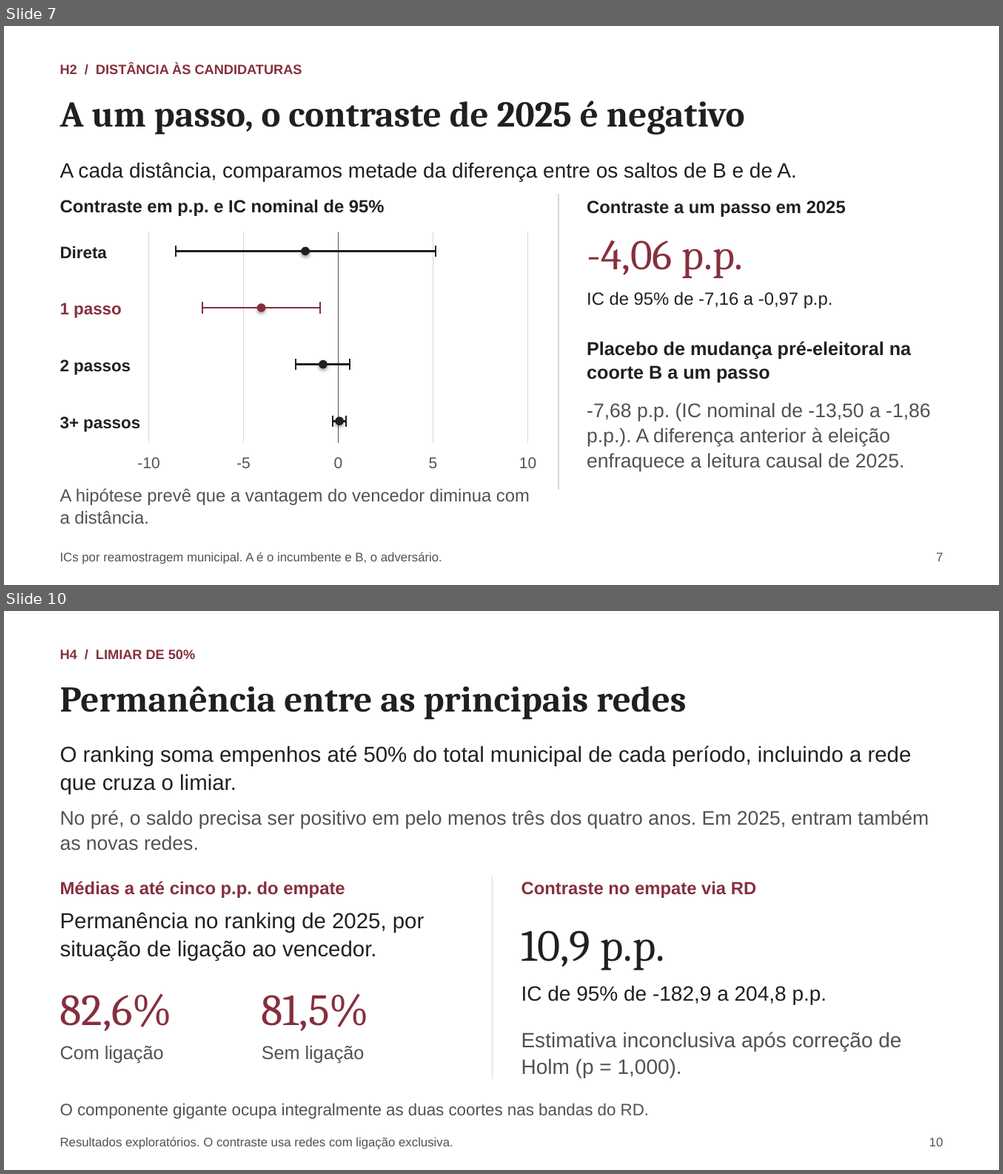
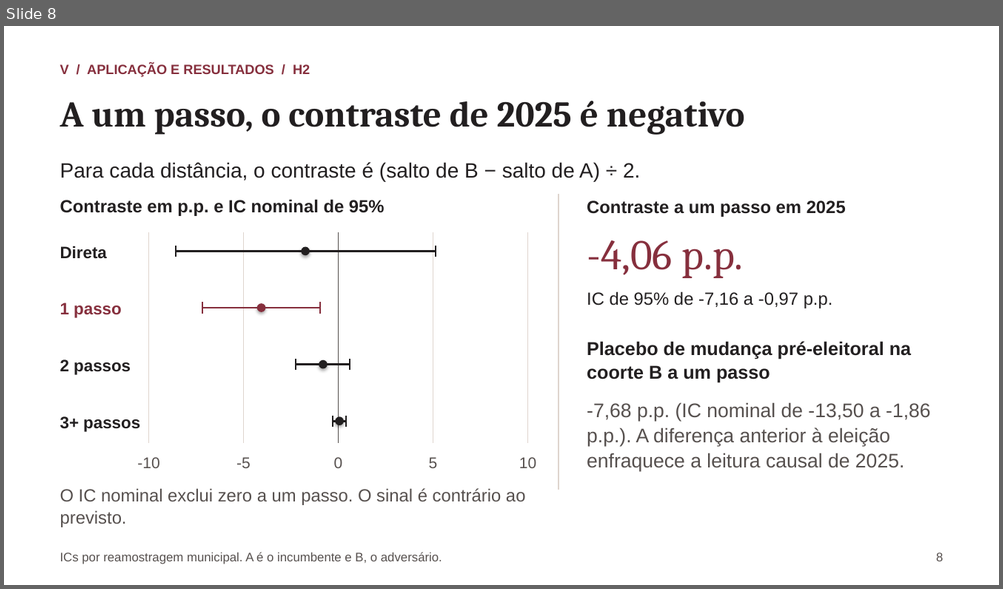
Before and after one commit to rafaelt0/redes-empresariais-alternancia-politica, a slide deck: output/deck.pptx. Shown one above the other, each under a label of ours: slides 7 and 10 before the commit, slide 8 after it; the slides between them are not shown. The pictures are 1003x1174 and 1003x589 pixels, drawn with LibreOffice and Linux fonts; fonts in the diff are those of the drawing. Boxes give left, top, right and bottom in pixels: in the first picture for what was removed or moved away, otherwise in the second. Text is boxed around its words. In the diff, an @@ line names an element or a change of style, - is before the commit and + after.

Commit message:
feat: reestruturar apresentação sobre redes e alternância política

```diff
--- a/output/deck.pptx
+++ b/output/deck.pptx
@@ slide 10 removed at (x1=4, y1=611, x2=999, y2=1170), background #FFFFFF @@
@@ text removed at (x1=60, y1=649, x2=195, y2=659) @@
-H4 / LIMIAR DE 50%
@@ text removed at (x1=60, y1=686, x2=686, y2=720) @@
-Permanência entre as principais redes
@@ text removed at (x1=60, y1=746, x2=911, y2=795) @@
-O ranking soma empenhos até 50% do total municipal de cada período, incluindo a rede que cruza o limiar.
@@ text removed at (x1=60, y1=810, x2=928, y2=851) @@
-No pré, o saldo precisa ser positivo em pelo menos três dos quatro anos. Em 2025, entram também as novas redes.
@@ line removed from (492, 876) to (492, 1079) @@
@@ text removed at (x1=60, y1=881, x2=344, y2=898) @@
-Médias a até cinco p.p. do empate
@@ text removed at (x1=521, y1=881, x2=756, y2=898) @@
-Contraste no empate via RD
@@ text removed at (x1=60, y1=912, x2=424, y2=960) @@
-Permanência no ranking de 2025, por situação de ligação ao vencedor.
@@ text removed at (x1=521, y1=931, x2=665, y2=971) @@
-10,9 p.p.
@@ text removed at (x1=521, y1=985, x2=827, y2=1005) @@
-IC de 95% de -182,9 a 204,8 p.p.
@@ text removed at (x1=60, y1=994, x2=173, y2=1031) @@
-82,6%
@@ text removed at (x1=262, y1=994, x2=369, y2=1031) @@
-81,5%
@@ text removed at (x1=521, y1=1032, x2=901, y2=1078) @@
-Estimativa inconclusiva após correção de Holm (p = 1,000).
@@ text removed at (x1=60, y1=1045, x2=164, y2=1064) @@
-Com ligação
@@ text removed at (x1=262, y1=1045, x2=364, y2=1064) @@
-Sem ligação
@@ text removed at (x1=60, y1=1104, x2=649, y2=1119) @@
-O componente gigante ocupa integralmente as duas coortes nas bandas do RD.
@@ text removed at (x1=60, y1=1137, x2=453, y2=1150) @@
-Resultados exploratórios. O contraste usa redes com ligação exclusiva.
@@ text removed at (x1=929, y1=1138, x2=943, y2=1147) @@
-10
@@ what was slide 7 is now slide 8 @@
@@ slide 8 changed as well @@
@@ text at (x1=60, y1=64, x2=310, y2=77): text changed @@
-H2 / DISTÂNCIA ÀS CANDIDATURAS
+V / APLICAÇÃO E RESULTADOS / H2
@@ text at (x1=60, y1=162, x2=640, y2=181): text changed @@
-A cada distância, comparamos metade da diferença entre os saltos de B e de A.
+Para cada distância, o contraste é (salto de B − salto de A) ÷ 2.
@@ text at (x1=60, y1=488, x2=526, y2=528): text changed @@
-A hipótese prevê que a vantagem do vencedor diminua com a distância.
+O IC nominal exclui zero a um passo. O sinal é contrário ao previsto.
@@ text at (x1=936, y1=553, x2=942, y2=562): text changed @@
-7
+8
```
Also in this commit, not shown: 2 other slides changed, 6 slides added, 8 other slides removed, 12 other files.
